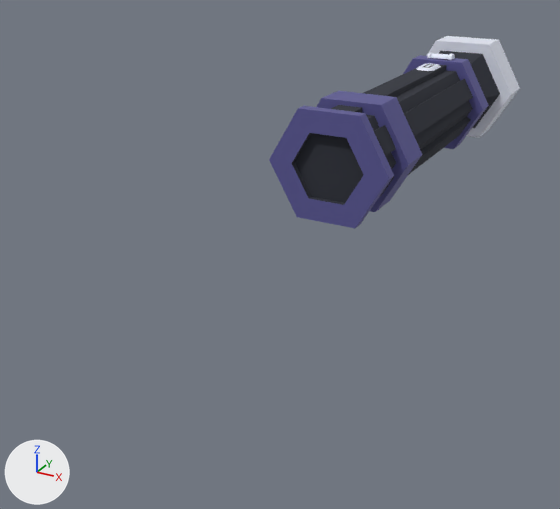
An edit to the glTF model assets/hilt.glb, drawn before and after from the same camera.
The view is the same before and after, from a 50 mm camera at (2.4, -5.09, 2.26) aimed at (-0.43, 0.06, -0.31). The axes (+X, +Y, +Z) are drawn at lower left. The lights are the same throughout. Vertices at the same position are counted once.

Names of what the first picture shows: 'mergedBlocks(Clone)'.
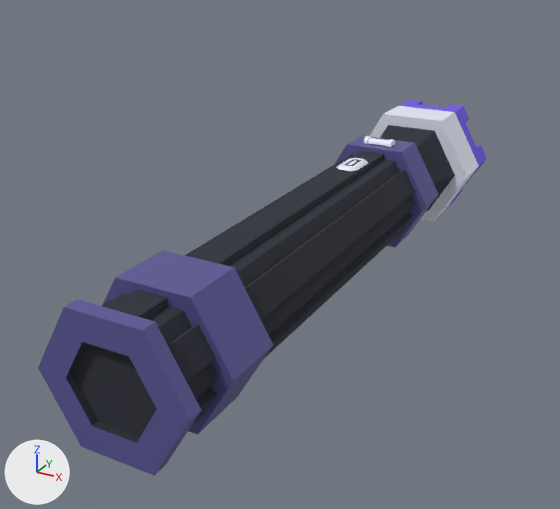
Where the change shows, as pixel boxes (x1, y1, x2, y2) in the pictures (560 x 509 px; the box of a moved part takes in the faces that stretch with it):
'mergedBlocks(Clone)', reshaped (79% wider, 95% taller): before (269, 36, 520, 228); after (38, 100, 487, 476)
part 1 of me_mesh_0, moved or reshaped: before (426, 36, 520, 137); after (369, 106, 479, 222)
part 2 of me_mesh_0, moved or reshaped: before (416, 63, 441, 71); after (337, 158, 368, 171)
part 3 of me_mesh_0, moved or reshaped: before (427, 52, 455, 60); after (364, 136, 395, 147)
part 4 of me_mesh_0, added: after (38, 136, 439, 476)
part 5 of me_mesh_0, added (blue): after (399, 100, 487, 205)
part 6 of me_mesh_0, deleted: before (269, 55, 489, 228)

What changed in the scene script:
```text
Change me_mesh_0:
    used by ob_mergedblocks_clone; location = (0.0, 0.0, 0.0)
    remove me_mesh_0.from_pydata(...)  # 366 vertices, 732 faces; spans x -0.58..0.58, y 0.0..3.7, z 0.0..1.0
    add me_mesh_0.from_pydata(...)  # 438 vertices, 876 faces; spans x -0.58..0.58, y -2.55..2.55, z -0.5..0.5
    me_mesh_0 part 1: the loose piece of 60 vertices spanning x -0.58..0.58, y 2.7..3.7, z 0.0..1.0 is moved by (0.0, -1.45, -0.5)
    me_mesh_0 part 2: the loose piece of 24 vertices spanning x -0.09..0.09, y 2.08..2.4, z 0.9..0.92 is moved by (0.0, -1.75, -0.5)
    me_mesh_0 part 3: the loose piece of 78 vertices spanning x -0.12..0.13, y 2.55..2.65, z 0.94..0.99 is moved by (0.0, -1.55, -0.5)
    me_mesh_0 part 4: a new loose piece of 204 vertices spanning x -0.5..0.5, y -2.55..1.25, z -0.43..0.43
    me_mesh_0 part 5: a new loose piece of 72 vertices spanning x -0.58..0.58, y 2.25..2.55, z -0.5..0.5, in mat_metalpurple_clone (blue #7f67ee)
    me_mesh_0 part 6
    204 vertices are removed from x -0.5..0.5, y 0.0..2.7, z 0.07..0.93
    420 faces are deleted
```
